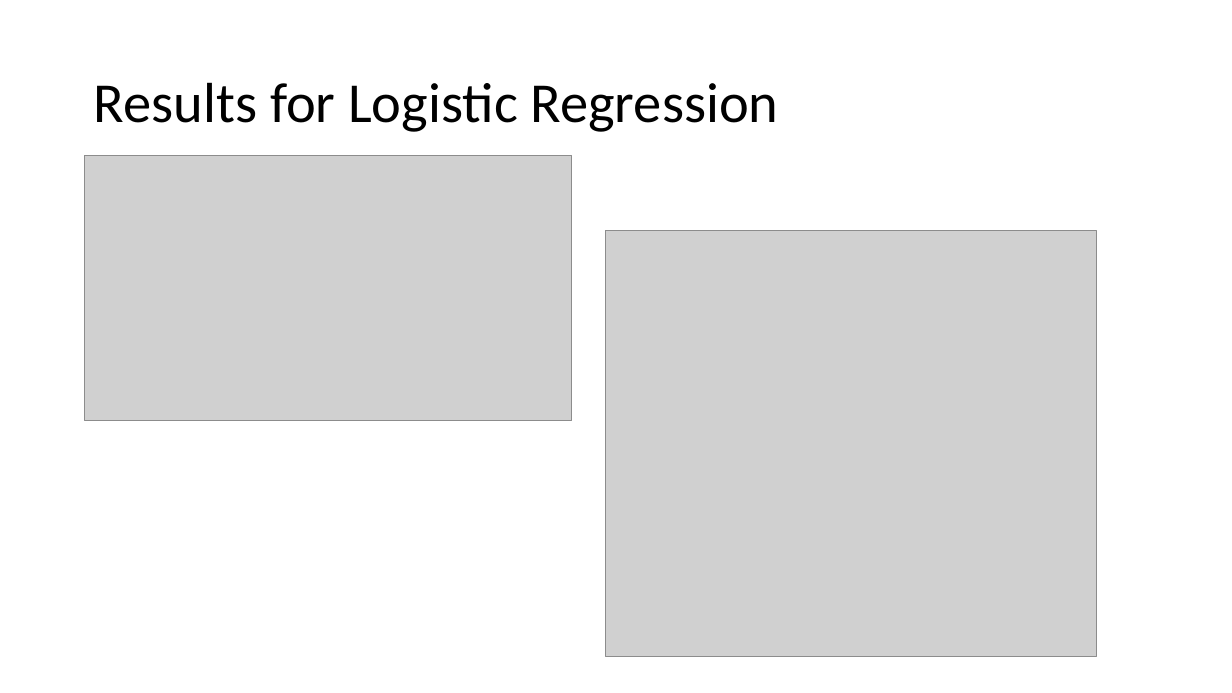
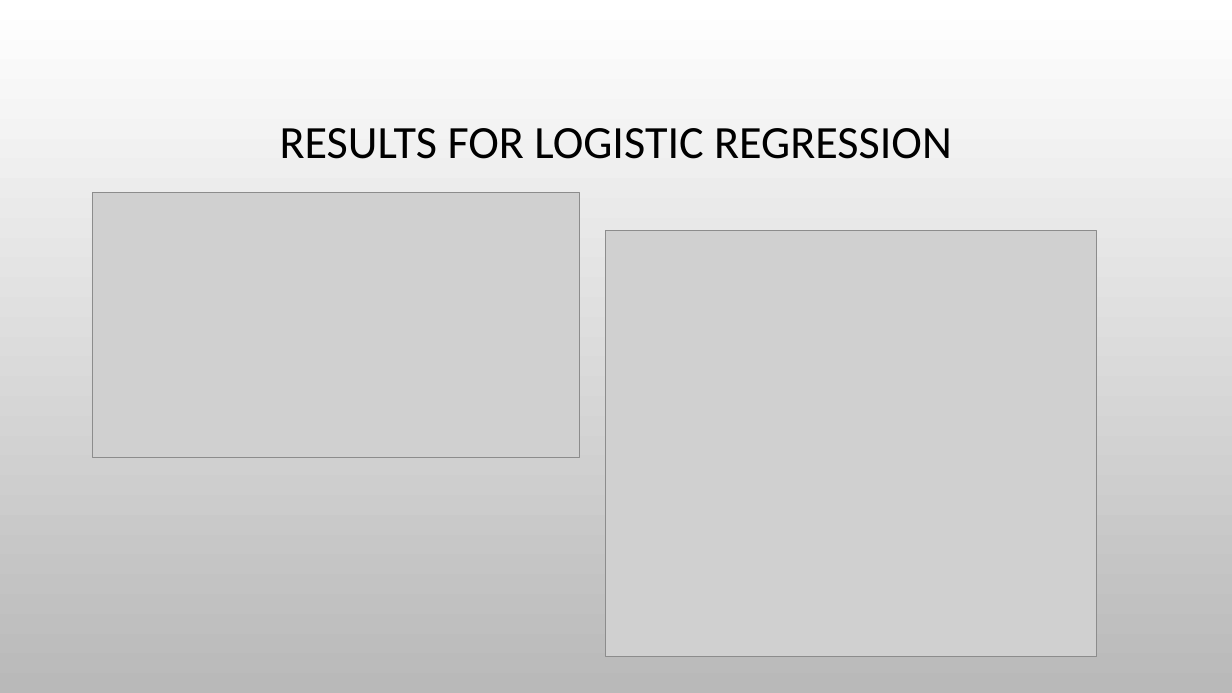
Before and after one commit to tanyaz80/final_bootcamp_project, a slide deck: slide 8 of Presentation/fake_news_detector_dec_2022.pptx. Drawn at 1232x693 pixels with LibreOffice and Linux fonts; fonts in the diff are those of the drawing; grey boxes stand for pictures; background and template pictures are left out. Boxes give left, top, right and bottom in pixels: in the first picture for what was removed or moved away, otherwise in the second. Text is boxed around its words. In the diff, an @@ line names an element or a change of style, - is before the commit and + after.

```diff
--- a/Presentation/fake_news_detector_dec_2022.pptx
+++ b/Presentation/fake_news_detector_dec_2022.pptx
@@ background #FFFFFF to picture (left out) @@
@@ title at box(280, 128, 952, 159): text changed; size 44 to 36 pt @@
-Results for Logistic Regression
+RESULTS FOR LOGISTIC REGRESSION
@@ picture: place and size @@
-picture at box(85, 155, 572, 421)
+picture at box(92, 192, 579, 457)
```
Also in this commit, not shown: 12 other slides changed, 7 slides added, 1 slide removed, 4 other files.
